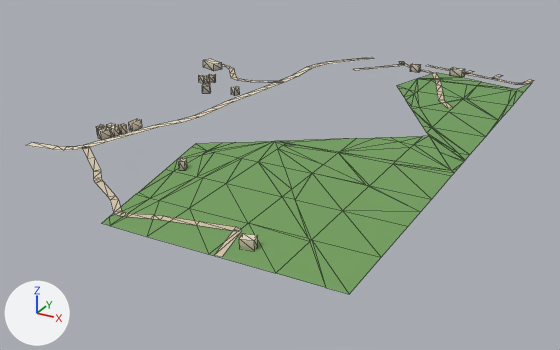
The glTF model public/assets/bengaluru-region-v1/tiles/t-20_-33-l0.glb, before and after one commit.
One viewpoint serves both versions: a 50 mm lens placed at (-9346.0, -16865.0, 251.0), pointed at (-9673.0, -16272.0, -46.0). Arrows for +X, +Y and +Z are at lower left; the lights stay in place. The first picture is the older version. Mesh edges are drawn as thin lines. Vertices at exactly the same position are counted once.

Script lines for the objects in view, before the commit:
```python
me_building = bpy.data.meshes.new('building')
me_building.from_pydata(...)  # 136 vertices, 170 faces; spans x 146.0..427.0, y 16.0..484.0, z 0.0..8.0
me_building.materials.append(mat_building)
me_ground = bpy.data.meshes.new('ground')
me_ground.from_pydata(...)  # 293 vertices, 340 faces; spans x 152.0..500.0, y -1.0..503.0, z 1.0
me_ground.materials.append(mat_ground)
# before: 143 (310.0, 497.0, 1.0) at pixel (374, 58), 144 (304.0, 503.0, 1.0) at pixel (371, 57), 145 (298.0, 482.0, 1.0) at pixel (359, 60), 146 (291.0, 487.0, 1.0) at pixel (356, 58), 249 (347.0, 501.0, 1.0) at pixel (403, 61)
# before: 250 (341.0, 499.0, 1.0) at pixel (398, 61), 265 (377.0, 503.0, 1.0) at pixel (428, 64), 266 (376.0, 497.0, 1.0) at pixel (425, 65), 267 (392.0, 500.0, 1.0) at pixel (440, 67), 268 (391.0, 494.0, 1.0) at pixel (437, 68)
# before: 269 (417.0, 494.0, 1.0), 270 (416.0, 488.0, 1.0), 289 (433.0, 499.0, 1.0) at pixel (474, 71), 290 (427.0, 501.0, 1.0) at pixel (469, 70)
# before: 181 (190.0, 91.0, 1.0) at pixel (63, 150), 182 (187.0, 98.0, 1.0) at pixel (66, 146), 183 (180.0, 87.0, 1.0) at pixel (52, 149), 184 (179.0, 95.0, 1.0) at pixel (57, 146), 185 (153.0, 83.0, 1.0) at pixel (25, 145)
# before: 186 (152.0, 91.0, 1.0) at pixel (31, 142)
ob_building = bpy.data.objects.new('building', me_building)
ob_building.location = (-10000.0, -16500.0, 0.0)
ob_ground = bpy.data.objects.new('ground', me_ground)
ob_ground.location = (-10000.0, -16500.0, 0.0)
```
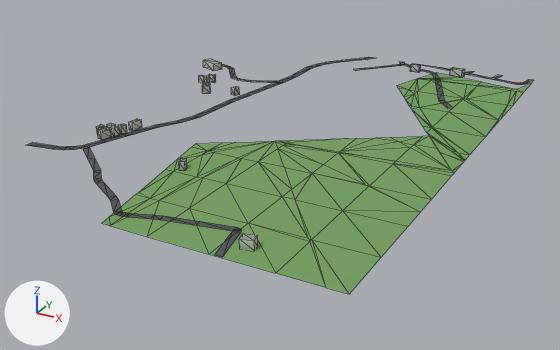
The change, as a list of edits to the scene's bpy script:
```text
Change me_building:
    used by ob_building; location = (-10000.0, -16500.0, 0.0)
    remove me_building.from_pydata(...)  # 136 vertices, 170 faces; spans x 146.0..427.0, y 16.0..484.0, z 0.0..8.0
    add me_building.from_pydata(...)  # 136 vertices, 204 faces; spans x 146.0..427.0, y 16.0..484.0, z 0.0..8.0
    me_building part 1: 170 kept faces spanning x 146.0..427.0, y 16.0..484.0, z 0.0..8.0 get new vertex colours
    edits to the shape of me_building do not show in these pictures
Change me_ground:
    used by ob_ground; location = (-10000.0, -16500.0, 0.0)
    verts and faces of me_ground; kept vertices keep their numbers, new ones are numbered from 293
    remove me_ground.from_pydata(...)  # 293 vertices, 340 faces; spans x 152.0..500.0, y -1.0..503.0, z 1.0
    add me_ground.from_pydata(...)  # 294 vertices, 341 faces; spans x 153.0..500.0, y 0.0..500.0, z 1.0
    me_ground part 2
    add delete_vertices([265, 266])  # with the faces that use them
    add delete_faces([(267, 268, 270), (267, 270, 269)])
    add verts[143] = (312.0, 500.0, 1.0)  # moved, pixel (376, 58)
    add verts[144] = (302.0, 500.0, 1.0)  # moved, pixel (368, 57)
    add verts[146] = (298.0, 495.0, 1.0)  # moved, pixel (364, 57)
    add verts[145] = (304.0, 490.0, 1.0)  # moved, pixel (367, 59)
    add verts[249] = (347.0, 500.0, 1.0)  # moved, pixel (404, 62)
    add verts[290] = (427.0, 500.0, 1.0)  # moved, pixel (469, 71)
    add verts[250] = (341.0, 500.0, 1.0)  # moved, pixel (398, 61)
    add verts[289] = (433.0, 500.0, 1.0)  # moved, pixel (474, 71)
    add verts[299] = (358.0, 500.0, 1.0)  # pixel (412, 63)
    add verts[300] = (393.0, 500.0, 1.0)  # pixel (441, 67)
    add faces += [(267, 299, 268), (267, 268, 300), (268, 270, 300), (269, 300, 270)]
    me_ground part 3
    add delete_vertices([184, 186])  # with the faces that use them
    add verts[293] = (178.0, 95.0, 1.0)  # pixel (57, 146)
    add verts[294] = (153.0, 91.0, 1.0)  # pixel (32, 142)
    add faces += [(181, 182, 293), (181, 293, 183), (183, 293, 185), (185, 293, 294)]
    me_ground part 4
    4 vertices are removed from x 396.0..410.0, y -1.0..41.0, z 1.0
    10 faces are deleted
    4 vertices are added at (397.0, 41.0, 1.0), (397.0, 34.0, 1.0), (410.0, 0.0, 1.0), (404.0, 0.0, 1.0)
    10 new faces join them
    me_ground part 5: 131 kept faces spanning x 153.0..497.0, y 15.0..500.0, z 1.0 get new vertex colours; the middle colour goes from beige #d7c9ae to dark grey #535556
    other edits to the shape of me_ground do not show in these pictures
```

Boxes (x1, y1, x2, y2) around the edits, measured in the pictures (560 x 350 px; the box of a moved part takes in the faces that stretch with it):
part 1 of me_building, recoloured: (97, 59, 465, 247) in both
part 2 of me_ground, moved or reshaped: before (342, 57, 473, 73); after (342, 57, 473, 74)
part 3 of me_ground, moved or reshaped: (27, 142, 66, 150) in both
part 4 of me_ground, moved or reshaped: (197, 222, 242, 257) in both
part 5 of me_ground, recoloured: (64, 57, 527, 225) in both
